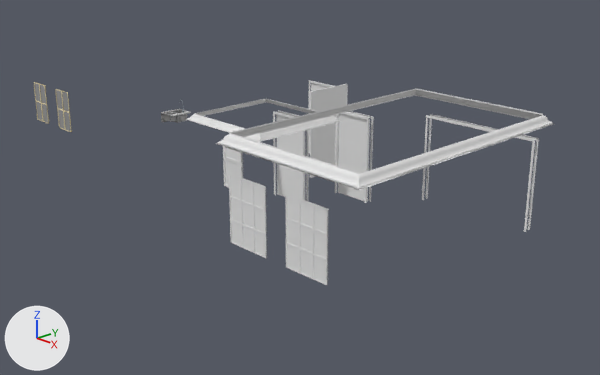
Renders of the Blender file Paint the Town v1/Assets/Models/PTT_House_0206.blend from each side of a commit.
Camera for both pictures: a 50 mm camera at (19.31, -15.27, 8.76) aimed at (1.63, 1.58, 0.25). The lights are fixed; the arrows at lower left show +X, +Y and +Z.

Objects in the first picture: 'BathroomMoulding', 'BathroomWindow', 'BedroomMoulding', 'BedroomWindow', 'DiningWindowsGlass', 'DoorFrame', 'Plane', 'StorageDoor', 'StorageDoor.001'.
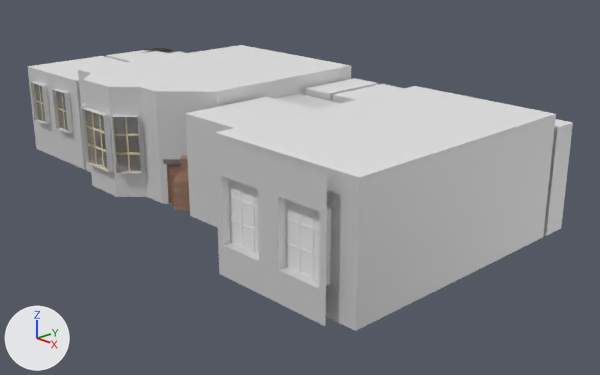
Boxes (x1, y1, x2, y2) around the edits, measured in the pictures (600 x 375 px):
'Walls', shown: after (27, 56, 573, 331)
'Ceilings', shown: after (28, 45, 573, 177)
'LivingRoomWindowsGlass', shown: after (86, 110, 141, 171)
'Fireplace', shown: after (167, 156, 190, 211)
'LivingRoomWindowsFrames', shown (beige): after (85, 110, 141, 172)
'FireplaceMantle', shown: after (163, 159, 181, 164)
'BedroomMoulding', unchanged, covered by the edit: before (215, 88, 553, 190)
'DoorFrame', unchanged, covered by the edit: before (273, 80, 539, 232)
'StorageDoor', unchanged, covered by the edit: before (338, 114, 370, 201)
'Plane', unchanged, covered by the edit: before (310, 84, 348, 178)

The change, as a list of edits to the scene's bpy script:
```text
Change ob_livingroomwindowsglass:
    remove ob_livingroomwindowsglass.hide_viewport = True
Change ob_fireplacemantle:
    remove ob_fireplacemantle.hide_viewport = True
Change ob_kitchencabinet:
    remove ob_kitchencabinet.hide_viewport = True
Change ob_fireplace:
    remove ob_fireplace.hide_viewport = True
Change ob_livingroomwindowsframes:
    remove ob_livingroomwindowsframes.hide_viewport = True
Change ob_ceilings:
    remove ob_ceilings.hide_viewport = True
Change ob_walls:
    remove ob_walls.hide_viewport = True
Change ob_floor:
    remove ob_floor.hide_viewport = True
```
